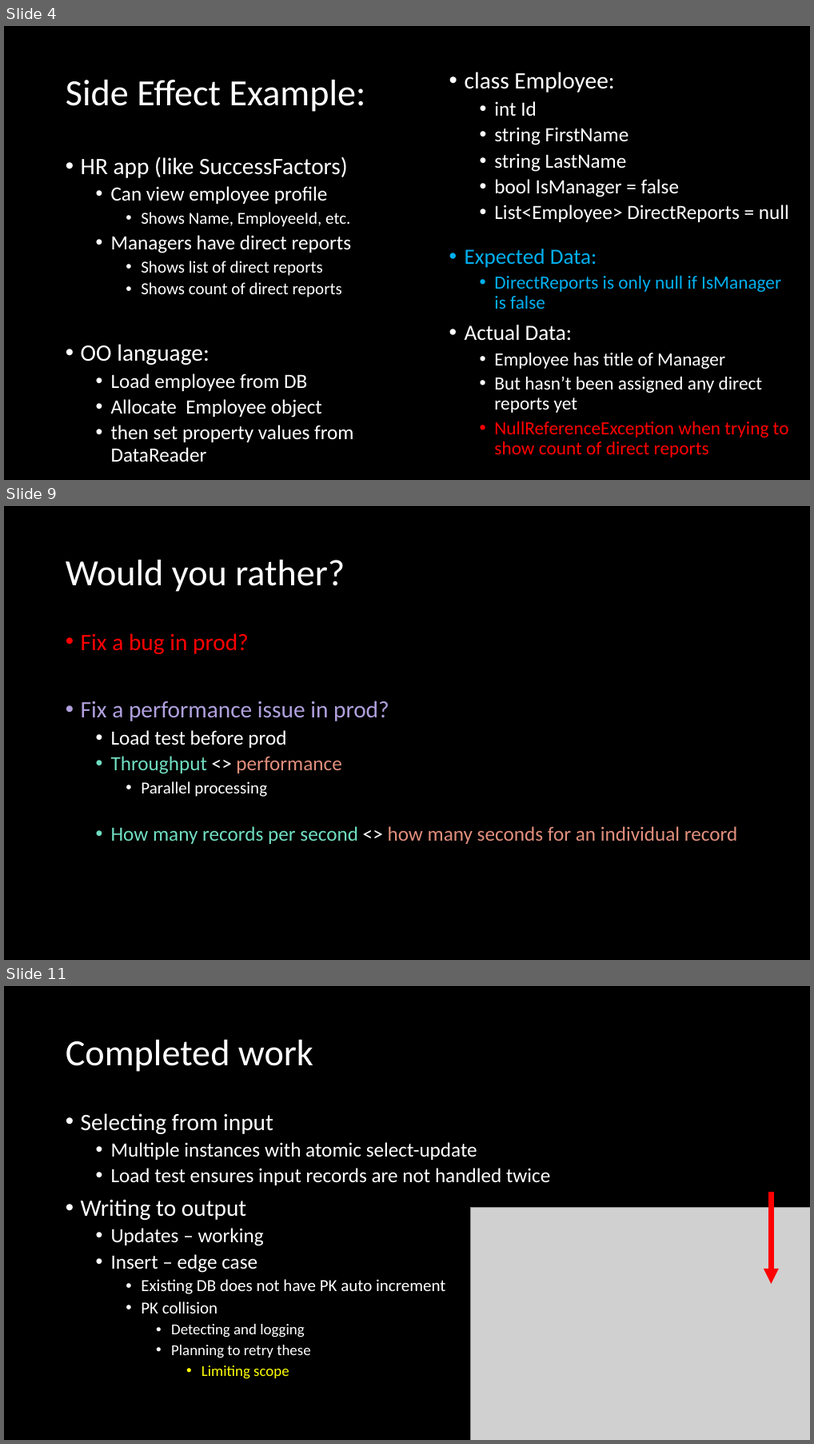
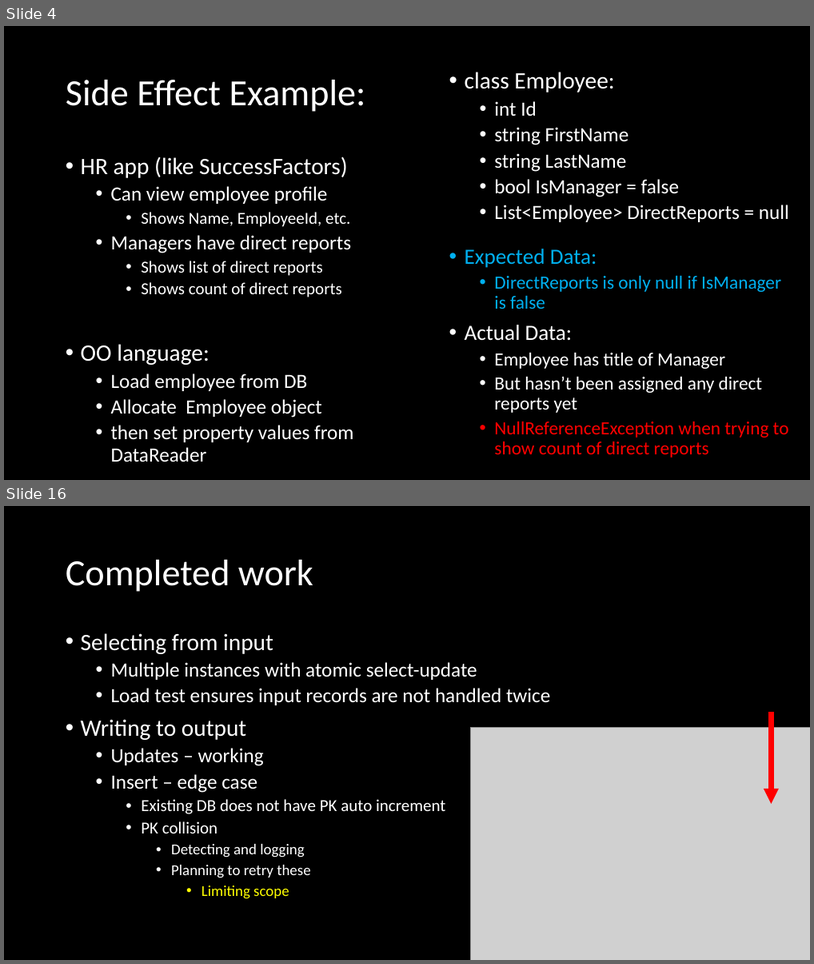
Before and after one commit to jaydpather/FSharpETLDemo, a slide deck: presentations/FSharpETLDemo.pptx. Shown one above the other, each under a label of ours: slides 4, 9 and 11 before the commit, slides 4 and 16 after it; the slides between them are not shown. The pictures are 814x1444 and 814x964 pixels, drawn with LibreOffice and Linux fonts; fonts in the diff are those of the drawing; grey boxes stand for pictures. Boxes give left, top, right and bottom in pixels: in the first picture for what was removed or moved away, otherwise in the second. Text is boxed around its words. In the diff, an @@ line names an element or a change of style, - is before the commit and + after.

```diff
--- a/presentations/FSharpETLDemo.pptx
+++ b/presentations/FSharpETLDemo.pptx
@@ slide 9 removed at (x1=4, y1=506, x2=810, y2=960), background #000000 @@
@@ title removed at (x1=66, y1=560, x2=345, y2=592) @@
-Would you rather?
@@ text removed at (x1=81, y1=633, x2=738, y2=844) @@
-• Fix a bug in prod?
-• Fix a performance issue in prod?
-  • Load test before prod
-  • Throughput <> performance
-    • Parallel processing
-  • How many records per second <> how many seconds for an individual record
@@ what was slide 11 is now slide 16 @@
```
Also in this commit, not shown: 5 slides changed, 3 slides added, 2 other slides removed, 5 other files.
